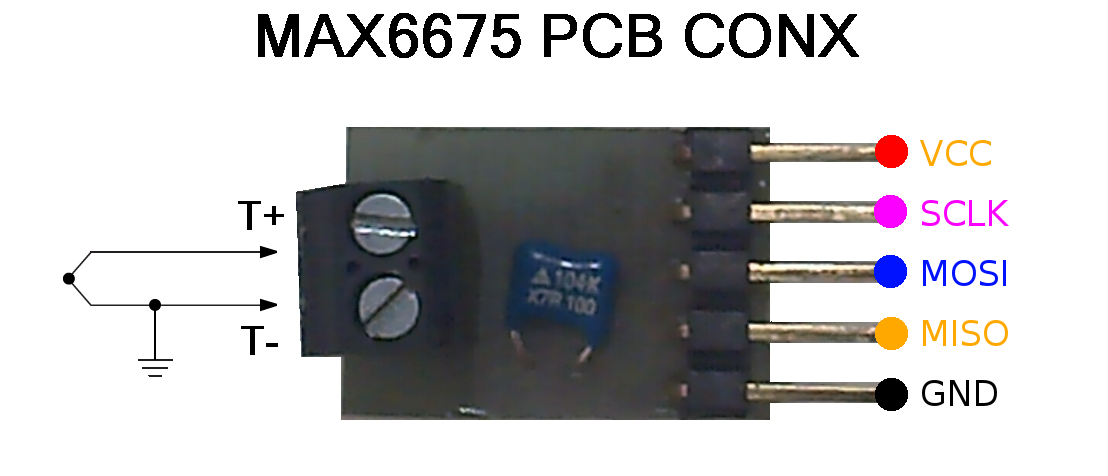
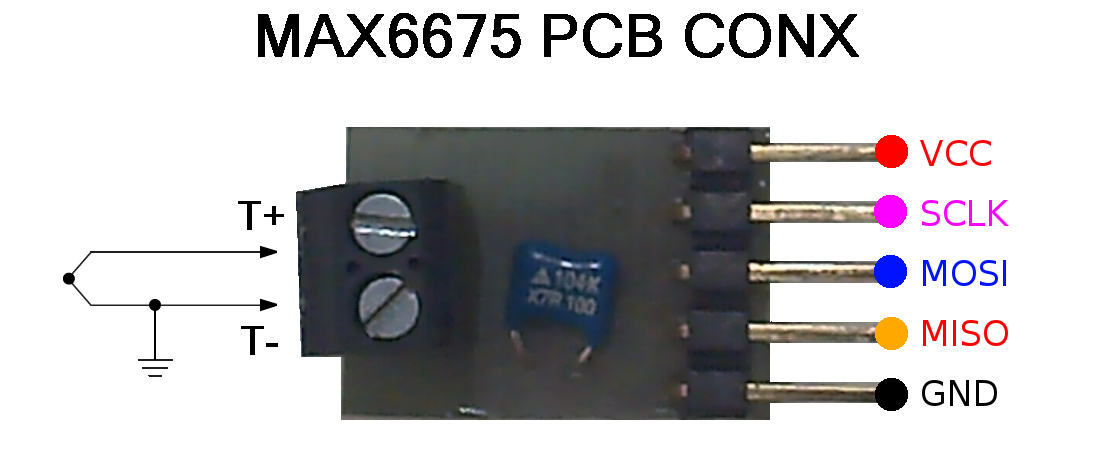
Comparing the layer stacks of the two (1108, 476) images. Changes:
painted on "VCC ..." over [920, 140, 1008, 346]
